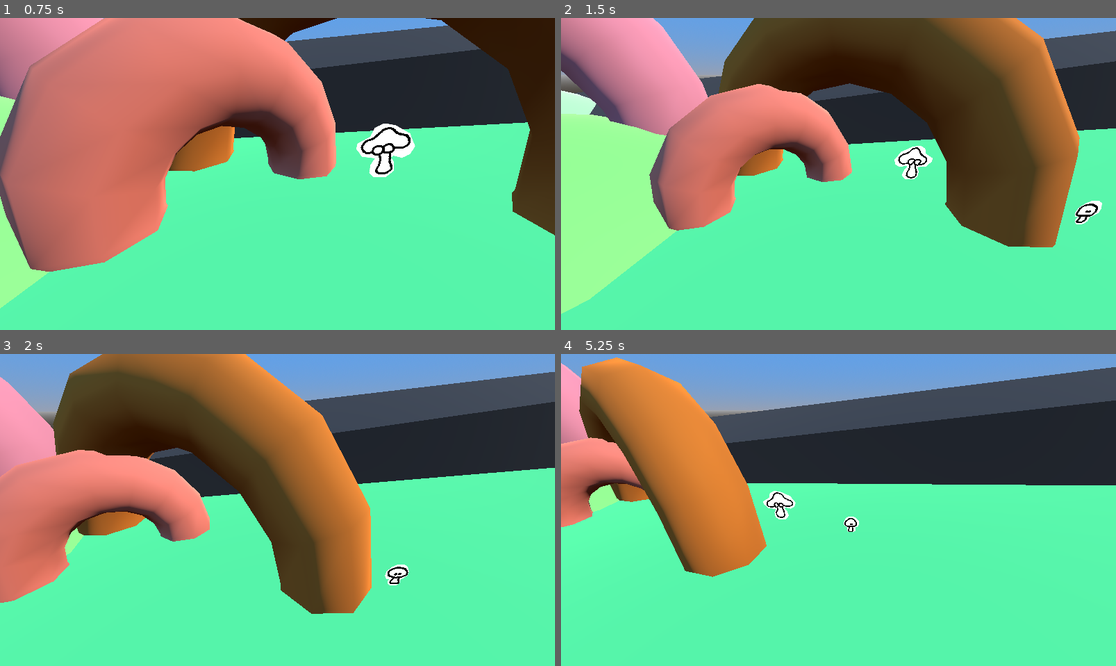
Above: before the commit, frames 1-4 (two rows, left to right).
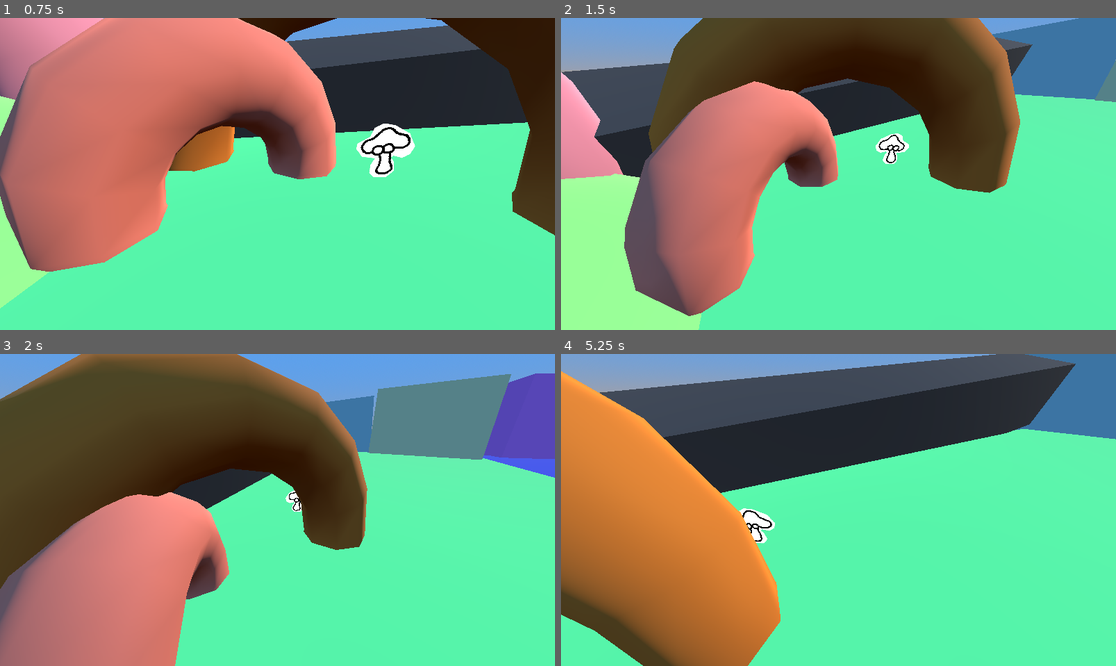
Above: after the commit, the same moments.

Repository: rvvts/mushroomgame
Game: Godot game, scene res://scenes/title_screen.tscn
The game is run twice, just before and just after one commit, with the same random seed, the same clock (stepped at 60 frames per second) and the same inputs.
Inputs:
- Up to frame 1 (0.75 s): click "play" at 0.5 s
- Up to frame 2 (1.5 s): hold D (move_right) from 1.28 s (still down); tap Tab (cycle_camera) at 1.35 s
- Up to frame 3 (2 s): keep holding D (move_right); tap Space (jump) at 1.52 s
- Up to frame 4 (5.25 s): release D (move_right) at 2.03 s; hold S (move_down) 2.03-2.78 s; tap Tab (cycle_camera) every 0.75 s from 2.1 to 5.1 s; tap Space (jump) at 2.27, 3.77, 4.52 s; hold D (move_right) 2.78-3.53 s; hold W (move_up) 3.53-4.28 s; hold A (move_left) from 4.28 s (still down)

Frame 1 is identical in both runs. In frame 2, 41% of the frame differs, in the area x 0-100%, y 0-100%; in frame 3, 58%; in frame 4, 51%.

Commit message:
improve map

Diff:
--- a/scenes/gameplay_screen.tscn
+++ b/scenes/gameplay_screen.tscn
@@ -8,6 +8,13 @@
 [sub_resource type="StandardMaterial3D" id="StandardMaterial3D_lm1rx"]
 albedo_color = Color(0.368627, 0.964706, 0.545098, 1)
 
+[sub_resource type="StandardMaterial3D" id="StandardMaterial3D_5ir3i"]
+albedo_color = Color(0, 0.862745, 1, 1)
+
+[sub_resource type="StandardMaterial3D" id="StandardMaterial3D_ou1cd"]
+transparency = 1
+albedo_color = Color(0, 0.298039, 1, 0.737255)
+
 [sub_resource type="StandardMaterial3D" id="StandardMaterial3D_8x8eq"]
 albedo_color = Color(1, 0.498039, 0.388235, 1)
 
@@ -39,7 +46,7 @@
 albedo_color = Color(1, 0.54902, 1, 1)
 
 [sub_resource type="BoxShape3D" id="BoxShape3D_r3t60"]
-size = Vector3(124.986, 13.8175, 76.9985)
+size = Vector3(124.986, 24.6675, 51.1576)
 
 [sub_resource type="BoxShape3D" id="BoxShape3D_6j4c2"]
 size = Vector3(82.5863, 20, 13.2483)
@@ -73,6 +80,19 @@
 use_collision = true
 size = Vector3(125.327, 21.986, 82.1786)
 material = SubResource("StandardMaterial3D_lm1rx")
+
+[node name="CSGCylinder3D" type="CSGCylinder3D" parent="PlaceholderLevel/Terrain/Ground"]
+transform = Transform3D(-4.37114e-08, -1, 0, 1, -4.37114e-08, 0, 0, 0, 1, 0, 25, 16)
+operation = 2
+radius = 20.0
+height = 200.0
+sides = 16
+material = SubResource("StandardMaterial3D_5ir3i")
+
+[node name="Water" type="CSGBox3D" parent="PlaceholderLevel/Terrain"]
+transform = Transform3D(1, 0, 0, 0, 1, 0, 0, 0, 1, 12.5173, -11.467, 44.1482)
+size = Vector3(126.79, 22.3125, 27.9401)
+material = SubResource("StandardMaterial3D_ou1cd")
 
 [node name="Arch" type="CSGTorus3D" parent="PlaceholderLevel/Terrain"]
 transform = Transform3D(-2.18557e-08, 0.5, -0.866025, -1, -4.37114e-08, 0, -3.78552e-08, 0.866025, 0.5, 0, 0.2, 0)
@@ -165,9 +185,10 @@
 
 [node name="CameraZone" parent="PlaceholderLevel/CameraZones" instance=ExtResource("1_5e5kj")]
 transform = Transform3D(0.998896, 0, 0.0469844, 0, 1, 0, -0.0469844, 0, 0.998896, 0, 10, 3.75418)
+secondary_offset = Vector3(-10, 5, 5)
 
 [node name="CollisionShape3D" type="CollisionShape3D" parent="PlaceholderLevel/CameraZones/CameraZone"]
-transform = Transform3D(1, 0, 0, 0, 1, 0, 0, 0, 1, 12.493, -3.09125, 28.4993)
+transform = Transform3D(1, 0, 0, 0, 1, 0, 0, 0, 1, 12.493, -8.51627, 15.5788)
 shape = SubResource("BoxShape3D_r3t60")
 
 [node name="CameraZone2" parent="PlaceholderLevel/CameraZones" instance=ExtResource("1_5e5kj")]
@@ -200,6 +221,7 @@
 transform = Transform3D(1, 0, 0, 0, 1, 0, 0, 0, 1, 95.8321, 19.188, 54.1228)
 billboard = 1
 text = "press tab to cycle camera angles"
+font_size = 128
 
 [node name="WorldEnvironment" type="WorldEnvironment" parent="PlaceholderLevel"]
 environment = SubResource("Environment_ay267")
@@ -214,10 +236,10 @@
 transform = Transform3D(1, 0, 0, 0, 1, 0, 0, 0, 1, 5.6703, 1.65476, 0)
 
 [node name="BabyMushroom" parent="PlaceholderLevel" instance=ExtResource("3_0nxqy")]
-transform = Transform3D(1, 0, 0, 0, 1, 0, 0, 0, 1, 12.6882, 0.715831, 4.53115)
+transform = Transform3D(1, 0, 0, 0, 1, 0, 0, 0, 1, 3.96213, 9.68272, 0.309339)
 
 [node name="BabyMushroom2" parent="PlaceholderLevel" instance=ExtResource("3_0nxqy")]
-transform = Transform3D(1, 0, 0, 0, 1, 0, 0, 0, 1, -20.1975, 3.56906, 4.53115)
+transform = Transform3D(1, 0, 0, 0, 1, 0, 0, 0, 1, 96.0384, 17.6199, 53.8235)
 
 [node name="BabyMushroom3" parent="PlaceholderLevel" instance=ExtResource("3_0nxqy")]
-transform = Transform3D(1, 0, 0, 0, 1, 0, 0, 0, 1, -39.407, 0.814584, 4.53115)
+transform = Transform3D(1, 0, 0, 0, 1, 0, 0, 0, 1, -17.145, 4.24048, 0.301399)
Not shown: 1 places in scenes/gameplay_screen.tscn that only renumber resources
